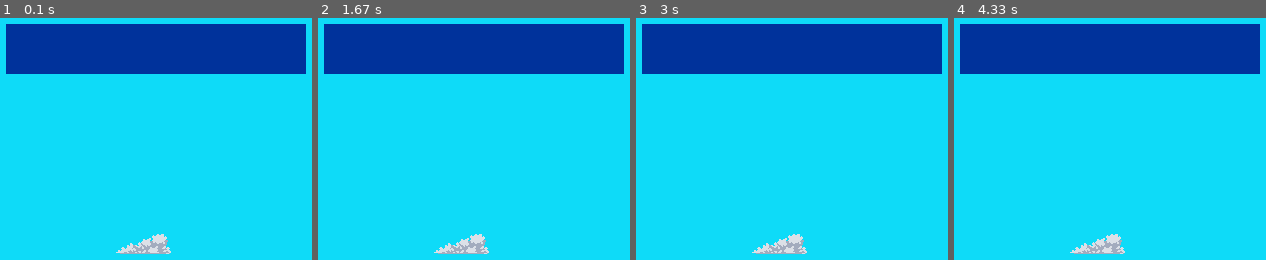
Above: before the commit, frames 1-4 (left to right).
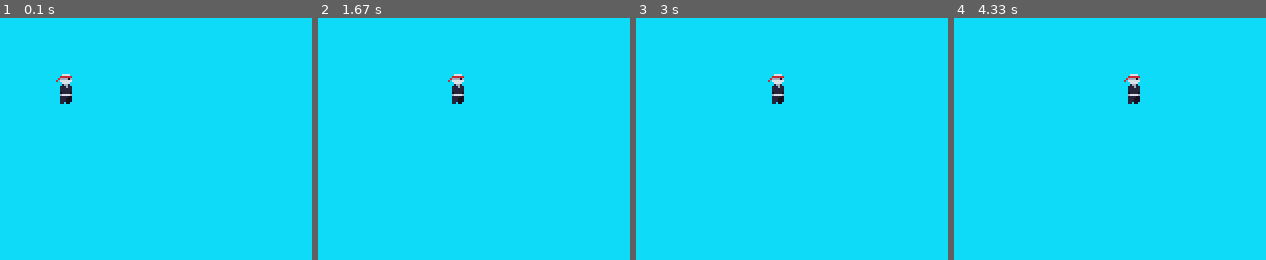
Above: after the commit, the same moments.

Repository: K-M-Shehan/pygame-brewery
Game: pygame game, started from game.py
The game is run twice, just before and just after one commit, with the same random seed, the same clock (stepped at 60 frames per second) and the same inputs.
Inputs:
- Up to frame 1 (0.1 s): no input
- Up to frame 2 (1.67 s): hold Right 0.33-0.8 s; hold Right 0.83-1.3 s; hold Left from 1.33 s (still down)
- Up to frame 3 (3 s): release Left at 1.87 s; hold Left 1.9-2.3 s; hold Right 2.33-2.97 s
- Up to frame 4 (4.33 s): hold Left 3-3.47 s; hold Right 3.5-3.97 s; hold Right from 4 s (still down)

The runs differ from the first frame. In frame 1, 21% of the frame differs, in the area x 1-99%, y 2-98%; in frame 2, 21%; in frame 3, 21%; in frame 4, 21%.

Commit message:
added tilemap and utils

Diff:
--- a/game.py
+++ b/game.py
@@ -1,5 +1,8 @@
 import sys
 import pygame
+from scripts.utils import load_image
+from scripts.entities import PhysicsEntity
+
 class Game:
     def __init__(self):
 
@@ -7,30 +10,25 @@
 
         pygame.display.set_caption('da game')
         self.screen = pygame.display.set_mode((640, 480)) # creates the window
+        self.display = pygame.Surface((320, 240)) # half of screen
 
         self.clock = pygame.time.Clock() # to run the game in 60fps
 
-        self.img = pygame.image.load('data/images/clouds/cloud_1.png')
-        self.img.set_colorkey((0, 0, 0)) # this specific color will be transparent
-        self.img_pos = [160, 260]
-        self.movement = [False, False] # first one is up key and 2nd down key
+        self.movement = [False, False]
 
-        self.collision_area = pygame.Rect(50, 50, 300, 50)
+        self.assets = {
+            'player' : load_image('entities/player.png')
+        }
+
+        self.player = PhysicsEntity(self, 'player', (50, 50), (8, 15))
 
     def run(self):
         # Game loop
         while True:
-            self.screen.fill((14, 219, 248)) # this is an rgb
+            self.display.fill((14, 219, 248)) # this is an rgb
 
-            # collision detection
-            img_r = pygame.Rect(self.img_pos[0], self.img_pos[1], self.img.get_width(), self.img.get_height())
-            if img_r.colliderect(self.collision_area):
-                pygame.draw.rect(self.screen, (0, 100, 255), self.collision_area)
-            else:
-                pygame.draw.rect(self.screen, (0, 50, 155), self.collision_area)
-
-            self.img_pos[1] += (self.movement[1] - self.movement[0]) * 5
-            self.screen.blit(self.img, self.img_pos) # the 2nd arg is the position, top left is 0, 0
+            self.player.update((self.movement[1] - self.movement[0], 0))
+            self.player.render(self.display)
 
             for event in pygame.event.get():
                 if event.type == pygame.QUIT:
@@ -38,17 +36,18 @@
                     sys.exit()
 
                 if event.type == pygame.KEYDOWN:
-                    if event.key == pygame.K_UP:
+                    if event.key == pygame.K_LEFT:
                         self.movement[0] = True
-                    if event.key == pygame.K_DOWN:
+                    if event.key == pygame.K_RIGHT:
                         self.movement[1] = True
 
                 if event.type == pygame.KEYUP:
-                    if event.key == pygame.K_UP:
+                    if event.key == pygame.K_LEFT:
                         self.movement[0] = False
-                    if event.key == pygame.K_DOWN:
+                    if event.key == pygame.K_RIGHT:
                         self.movement[1] = False
 
+            self.screen.blit(pygame.transform.scale(self.display, self.screen.get_size()), (0, 0))
             pygame.display.update()
             self.clock.tick(60) # 60fps
 
--- /dev/null
+++ b/scripts/tilemap.py
@@ -0,0 +1,9 @@
+class Tilemap:
+    def __init__(self, tile_size=16):
+        self.tile_size = tile_size
+        self.tilemap = {}
+        self.offgrid_tiles = []
+
+        for i in range(10):
+            self.tilemap[str(3 + i) + ';10'] = {'type' : 'grass', 'variant' : 1, 'pos' : (3 + i, 10)}
+            self.tilemap[';10' + str(5 + i)] = {'type' : 'stone', 'variant' : 1, 'pos' : (10, 5 + i)}
--- /dev/null
+++ b/scripts/utils.py
@@ -0,0 +1,8 @@
+import pygame
+
+BASE_IMG_PATH = 'data/images/'
+
+def load_image(path):
+    img = pygame.image.load(BASE_IMG_PATH + path).convert()
+    img.set_colorkey((0, 0, 0))
+    return img
